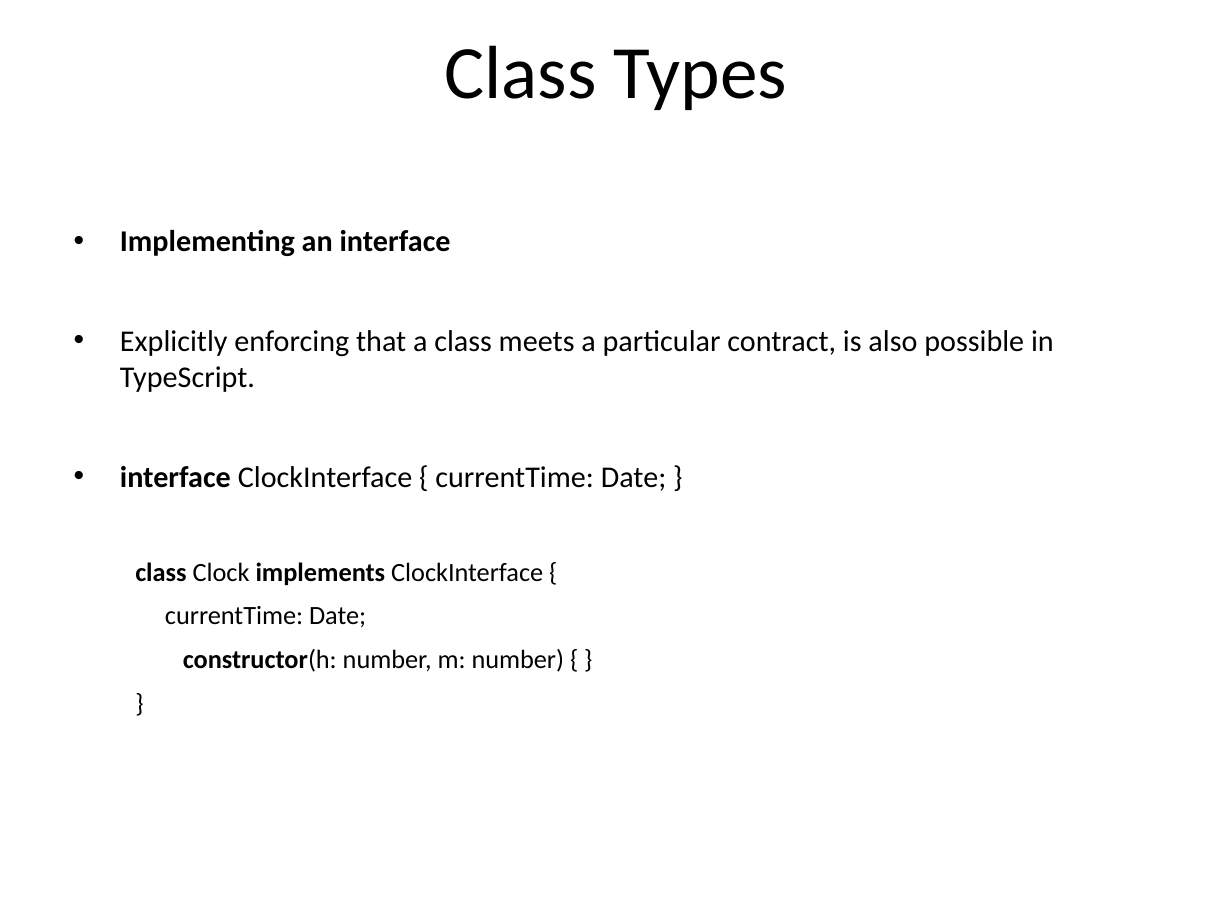
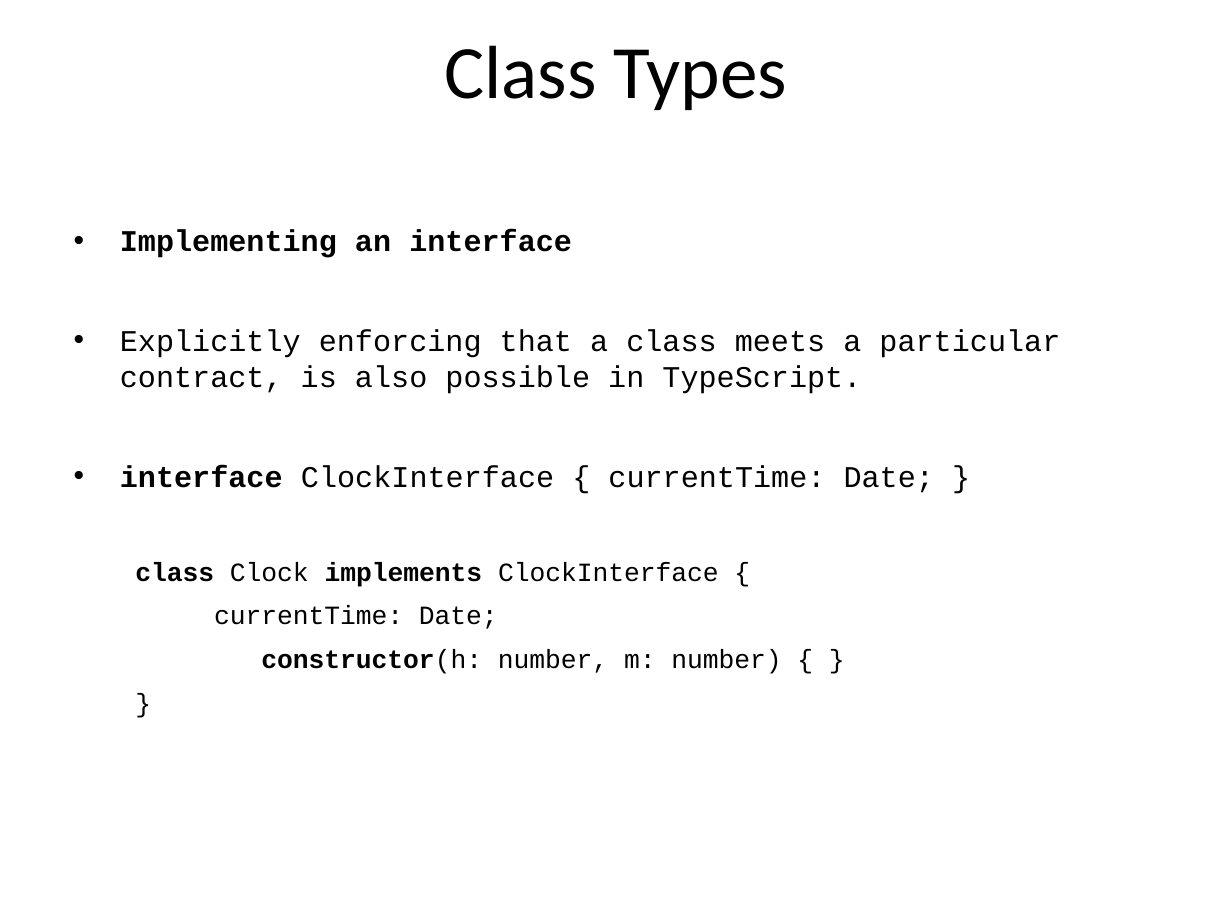
Before and after one commit to vishnumvn/AngularJS_Tut, a slide deck: slide 127 of Materials/Angular_Module01.ppt. Drawn at 1232x924 pixels with LibreOffice and Linux fonts; fonts in the diff are those of the drawing. Boxes give left, top, right and bottom in pixels: in the first picture for what was removed or moved away, otherwise in the second. Text is boxed around its words. In the diff, an @@ line names an element or a change of style, - is before the commit and + after.

```diff
--- a/Materials/Angular_Module01.ppt
+++ b/Materials/Angular_Module01.ppt
@@ text "Implementing an interface" at [120, 230, 1060, 674]: font Calibri to Courier New @@
```
Also in this commit, not shown: 258 other slides changed, 1 other file.
